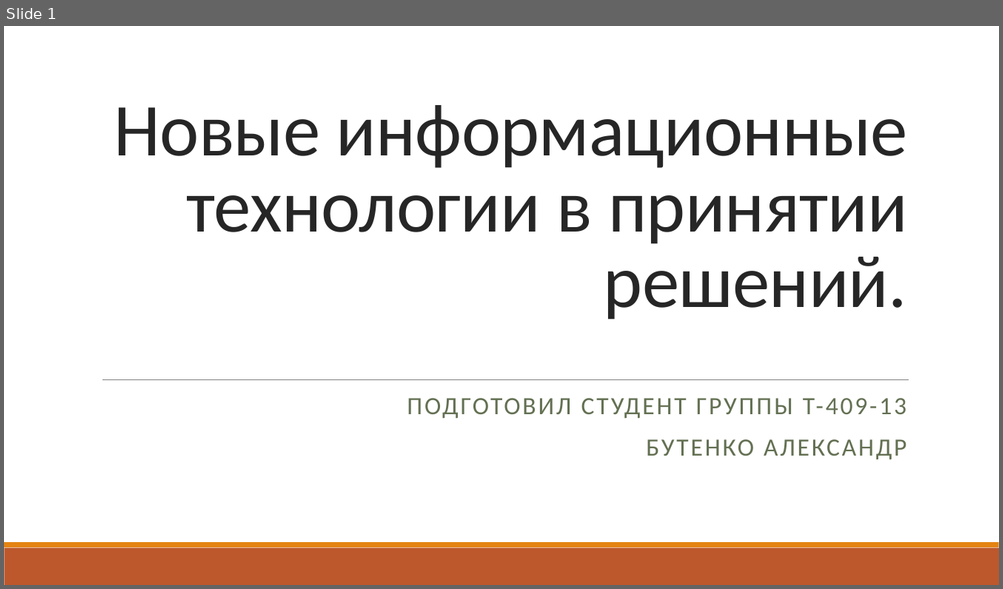
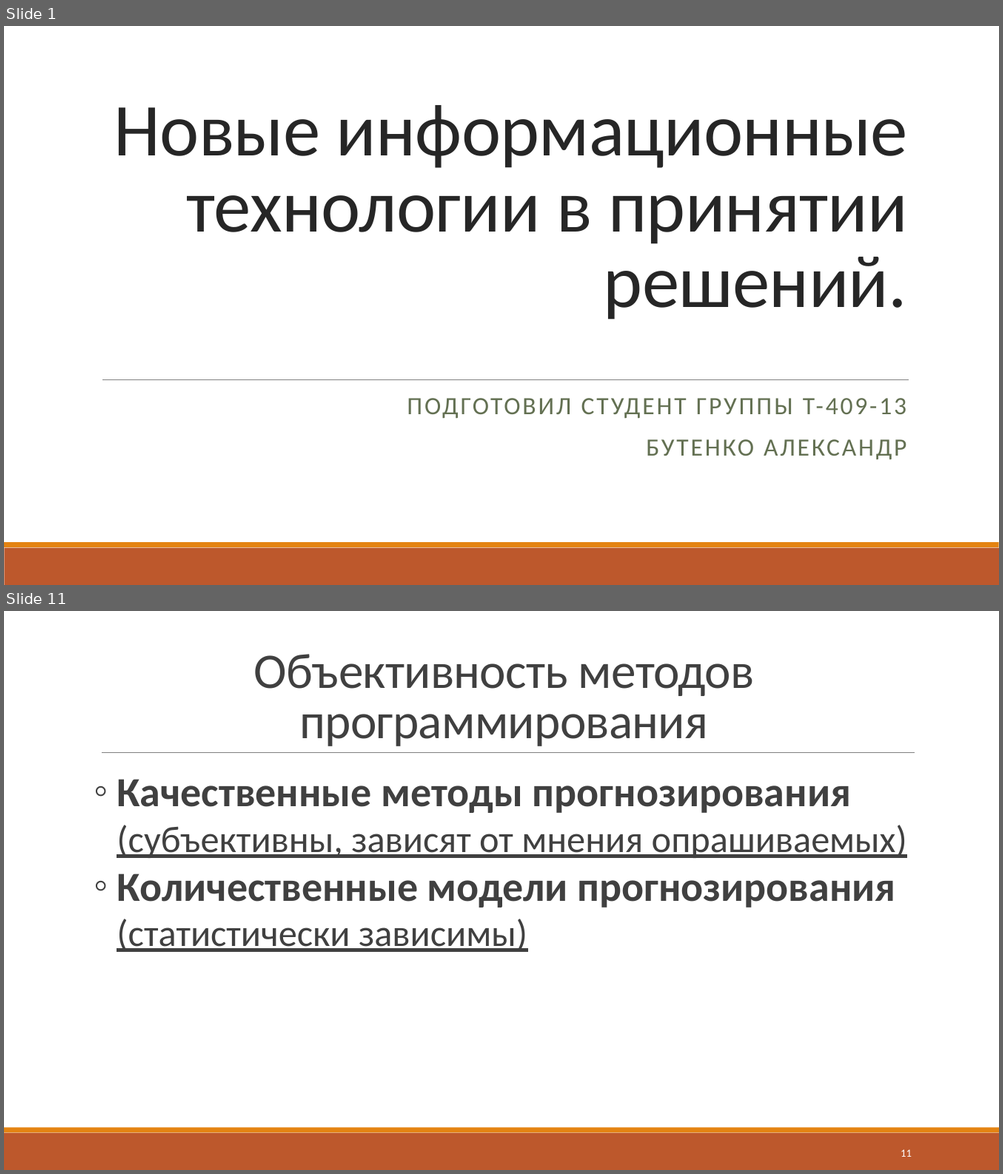
Before and after one commit to errashe/Documents, a slide deck: линпрог/Новые информационные технологии в принятии решений.pptx. Shown one above the other, each under a label of ours: slide 1 before the commit, slides 1 and 11 after it; the slides between them are not shown. The pictures are 1003x589 and 1003x1174 pixels, drawn with LibreOffice and Linux fonts; fonts in the diff are those of the drawing. Boxes give left, top, right and bottom in pixels: in the first picture for what was removed or moved away, otherwise in the second. Text is boxed around its words. In the diff, an @@ line names an element or a change of style, - is before the commit and + after.

```diff
--- a/линпрог/Новые информационные технологии в принятии решений.pptx
+++ b/линпрог/Новые информационные технологии в принятии решений.pptx
@@ slide 11 added at (4,611,999,1170), background #FFFFFF; not listed: 2 template elements that a slide beside it also shows @@
@@ title added at (254,654,754,746), 48 pt, text #404040 @@
+Объективность методов программирования
@@ line added from (102, 753) to (915, 753), #808080 0.5 pt @@
@@ text added at (116,779,907,952), 40 pt, text #404040, bold @@
+  ◦ Качественные методы прогнозирования (субъективны, зависят от мнения опрашиваемых)
+  ◦ Количественные модели прогнозирования (статистически зависимы)
@@ page number added at (900,1150,911,1157), 10.5 pt, text #FFFFFF @@
+11
```
Also in this commit, not shown: 24 slides changed, 3 other slides added, 1 slide removed.
